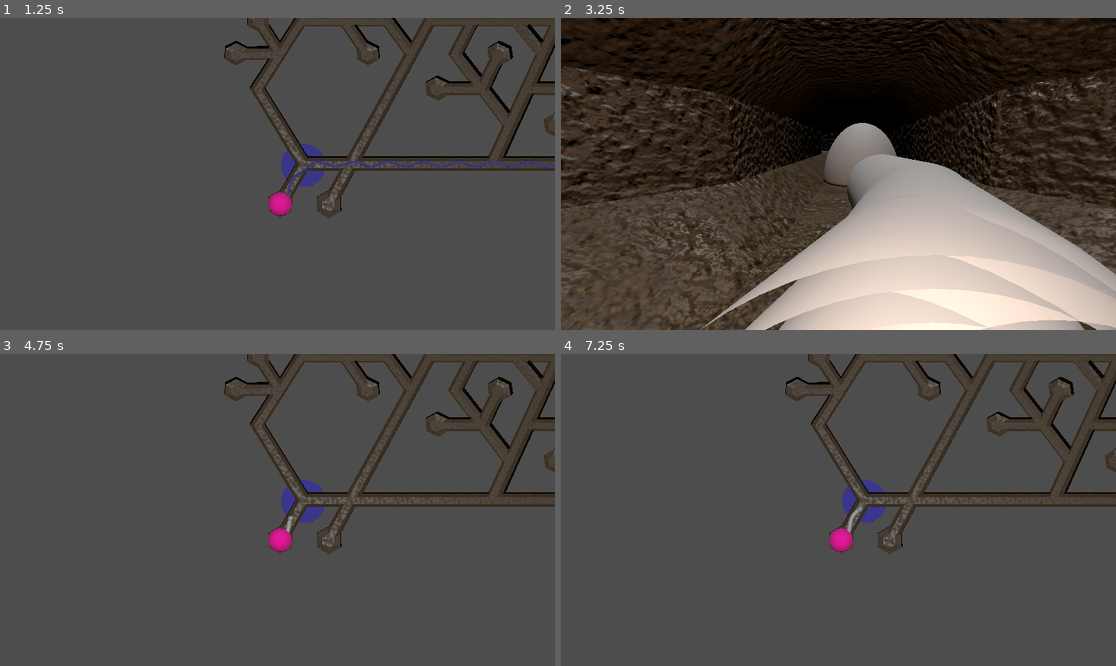
Above: before the commit, frames 1-4 (two rows, left to right).
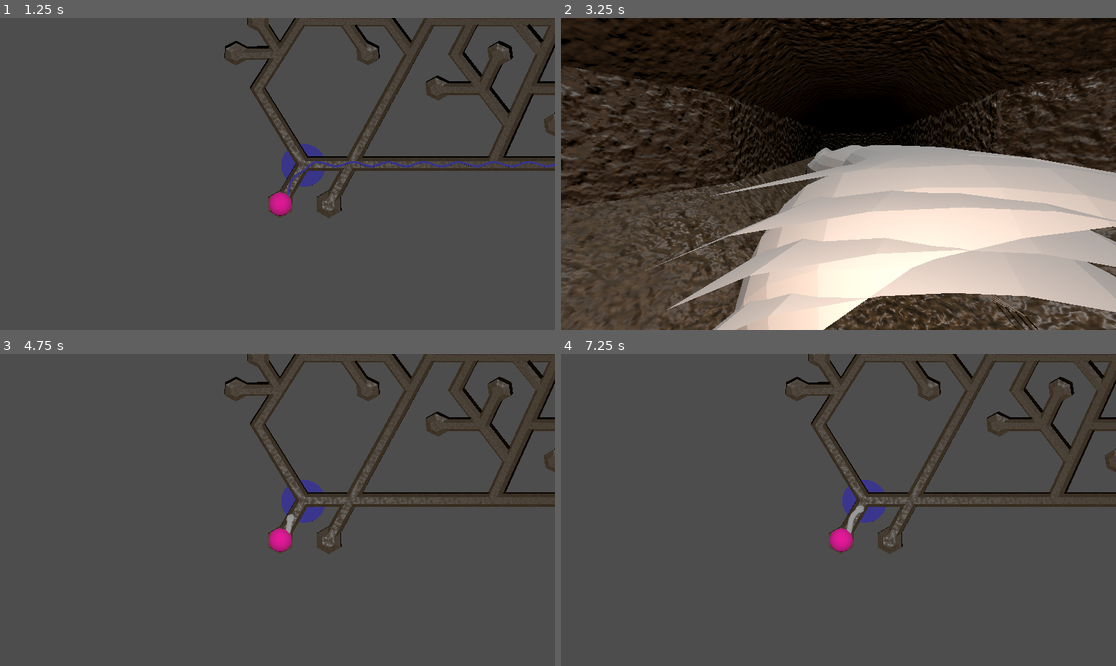
Above: after the commit, the same moments.

Repository: SamppuS/Rabbits_Requiem
Game: Godot game, scene res://tunnels.tscn
Same seed, same stepped clock (60 frames per second), same inputs: the game is played once before the commit and once after it. Sound files missing from this copy of the repository are replaced by a short silence.
Inputs (mouse positions are in pixels of both pictures, inside the frame that each line leads up to):
- Up to frame 1 (1.25 s): tap Enter at 0.5 s; move the mouse to (399, 158) at 0.52 s; tap A (a) at 0.6 s; click (399, 158) at 0.67 s; tap D (d) at 0.8 s
- Up to frame 2 (3.25 s): tap Space at 1.25, 2.75 s; move the mouse to (727, 189) at 1.27 s; tap D (d) at 1.35 s; click (727, 189) at 1.42 s; tap E (e) at 1.55, 2.1 s; tap Enter at 2 s; move the mouse to (894, 105) at 2.02 s; click (894, 105) at 2.17 s; tap W (w) at 2.3, 2.85 s; move the mouse to (810, 236) at 2.77 s; click (810, 236) at 2.92 s; tap X (x) at 3.05 s
- Up to frame 3 (4.75 s): move the mouse to (444, 556) at 3.52 s; tap X (x) at 3.6 s; click (444, 556) at 3.67 s; tap Z (z) at 3.8, 4.35 s; tap Enter at 4.25 s; move the mouse to (111, 463) at 4.27 s; click (111, 463) at 4.42 s; tap A (a) at 4.55 s
- Up to frame 4 (7.25 s): tap Space at 5 s; move the mouse to (866, 510) at 5.02 s; tap A (a) at 5.1 s; click (866, 510) at 5.17 s; tap D (d) at 5.3, 5.85 s; move the mouse to (755, 432) at 5.77 s; click (755, 432) at 5.92 s; tap E (e) at 6.05, 6.6 s; move the mouse to (960, 494) at 6.52 s; click (960, 494) at 6.67 s; tap W (w) at 6.8 s

Frame 1 is identical in both runs. In frame 2, 30% of the frame differs, in the area x 15-100%, y 33-100%; in frame 3, less than 0.1%; in frame 4, less than 0.1%.

Commit message:
added snak prototype model and made head turn while slithering

Diff:
--- a/rabbits_requiem/assets/snake/snake.gd
+++ b/rabbits_requiem/assets/snake/snake.gd
@@ -79,6 +79,7 @@
 	path_index += 1
 	var head_index = path_index * speed
 	head.position = snake_path[head_index] + snake_height
+	head.look_at(head.position - tangent_path[head_index], Vector3.UP)
 	for segment in snake_lenght:
 		var seg_index = max(head_index - segment_frequency * (segment + 1), 0)
 		snake_body[segment][0].position = snake_path[seg_index] + snake_height
--- a/rabbits_requiem/assets/snake/snake.tscn
+++ b/rabbits_requiem/assets/snake/snake.tscn
@@ -3,11 +3,7 @@
 [ext_resource type="Script" path="res://assets/snake/snake.gd" id="1_wnujq"]
 [ext_resource type="PackedScene" uid="uid://b6akk6d2la0br" path="res://assets/snake/snake_segment.tscn" id="2_4iyo3"]
 [ext_resource type="PackedScene" uid="uid://chpmf6rvomro0" path="res://assets/cave/diddy.tscn" id="2_57xv2"]
-
-[sub_resource type="SphereMesh" id="SphereMesh_mpgmc"]
-radius = 0.1
-height = 0.15
-is_hemisphere = true
+[ext_resource type="ArrayMesh" uid="uid://cmkarhmtyu58s" path="res://assets/snake/Snak/snak.obj" id="4_7td73"]
 
 [node name="Snake" type="Node3D"]
 script = ExtResource("1_wnujq")
@@ -15,6 +11,7 @@
 thingy = ExtResource("2_57xv2")
 
 [node name="Head" type="MeshInstance3D" parent="."]
-mesh = SubResource("SphereMesh_mpgmc")
+transform = Transform3D(0.195, 0, 0, 0, 0.195, 0, 0, 0, 0.195, 0, 0, 0)
+mesh = ExtResource("4_7td73")
 
 [node name="OmniLight3D" type="OmniLight3D" parent="."]
--- a/rabbits_requiem/assets/snake/snake_segment.tscn
+++ b/rabbits_requiem/assets/snake/snake_segment.tscn
@@ -1,4 +1,6 @@
-[gd_scene load_steps=2 format=3 uid="uid://b6akk6d2la0br"]
+[gd_scene load_steps=3 format=3 uid="uid://b6akk6d2la0br"]
+
+[ext_resource type="ArrayMesh" uid="uid://dd5r5mcadonwg" path="res://assets/snake/Snak/snak_seg.obj" id="1_6cu2f"]
 
 [sub_resource type="CapsuleMesh" id="CapsuleMesh_t65y1"]
 radius = 0.075
@@ -8,4 +10,9 @@
 
 [node name="MeshInstance3D" type="MeshInstance3D" parent="."]
 transform = Transform3D(1, 0, 0, 0, -4.37114e-08, -1, 0, 1, -4.37114e-08, 0, 0, 0)
+visible = false
 mesh = SubResource("CapsuleMesh_t65y1")
+
+[node name="MeshInstance3D2" type="MeshInstance3D" parent="."]
+transform = Transform3D(0.21, 0, 0, 0, 0.21, 0, 0, 0, 0.21, 0, 0, 0.018951)
+mesh = ExtResource("1_6cu2f")
Not shown, added: rabbits_requiem/assets/snake/Snak/snak.mtl
Not shown, added: rabbits_requiem/assets/snake/Snak/snak.obj
Not shown, added: rabbits_requiem/assets/snake/Snak/snak.obj.import
Not shown, added: rabbits_requiem/assets/snake/Snak/snak_seg.mtl
Not shown, added: rabbits_requiem/assets/snake/Snak/snak_seg.obj
Not shown, added: rabbits_requiem/assets/snake/Snak/snak_seg.obj.import
